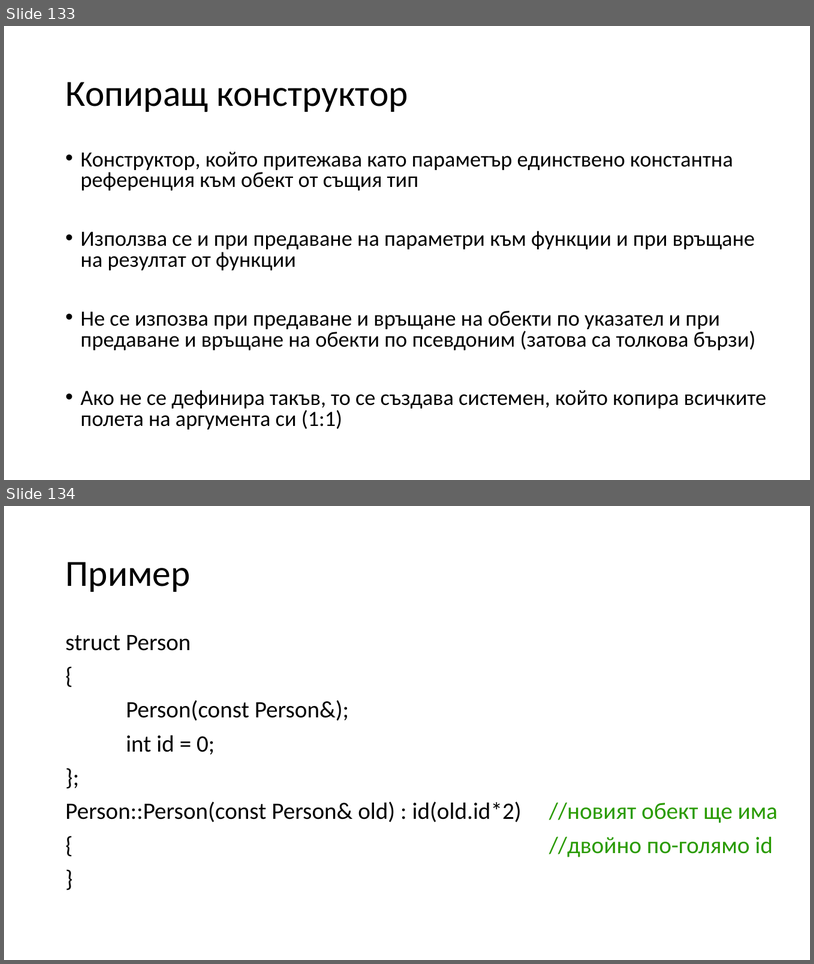
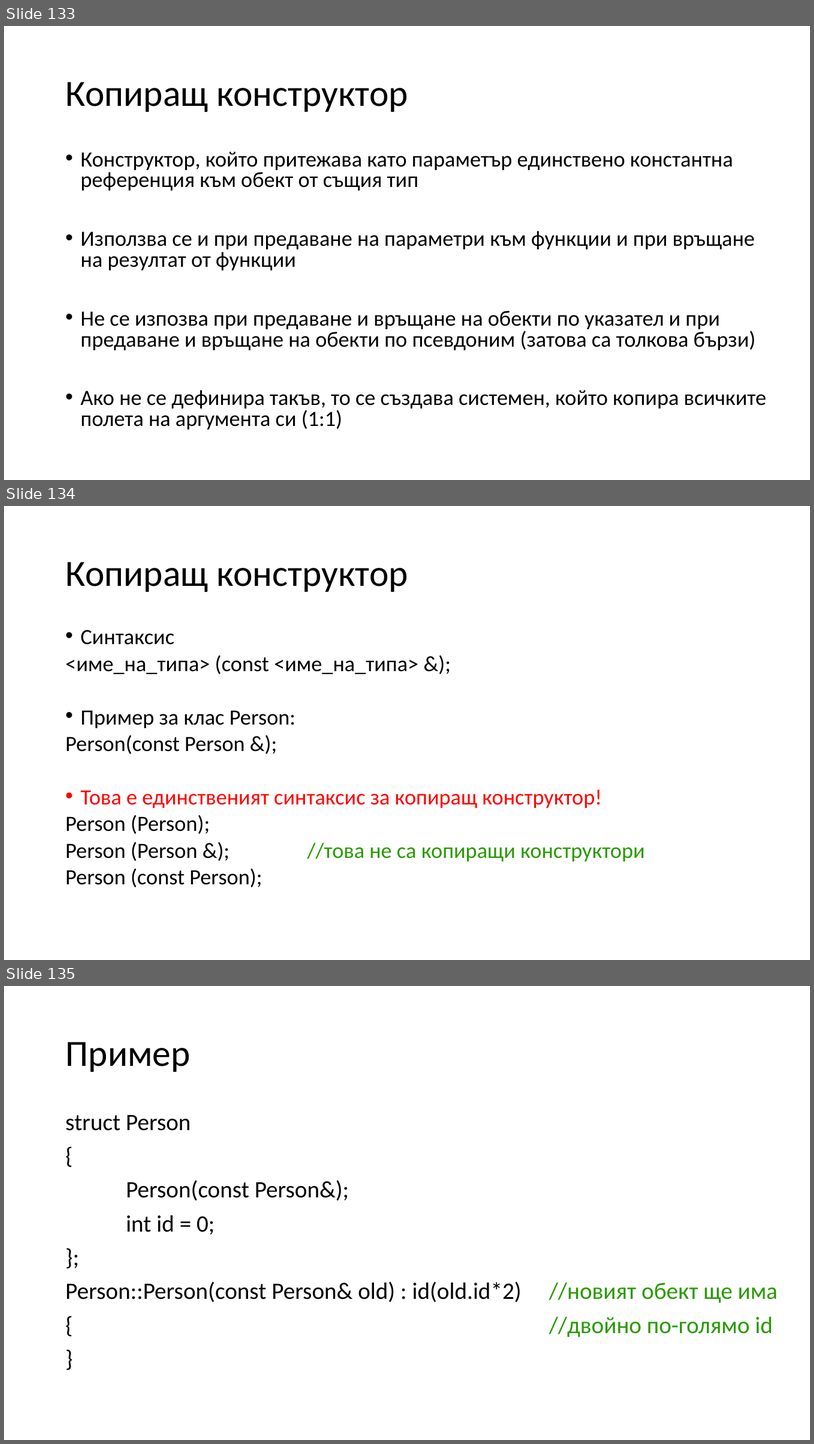
Before and after one commit to Mapmo/Uni-CPP, a slide deck: Object-Oriented Programming/Consultation1/Consultation1.pptx. Shown one above the other, each under a label of ours: slides 133 and 134 before the commit, slides 133, 134 and 135 after it. The pictures are 814x964 and 814x1444 pixels, drawn with LibreOffice and Linux fonts; fonts in the diff are those of the drawing. Boxes give left, top, right and bottom in pixels: in the first picture for what was removed or moved away, otherwise in the second. Text is boxed around its words. In the diff, an @@ line names an element or a change of style, - is before the commit and + after.

```diff
--- a/Object-Oriented Programming/Consultation1/Consultation1.pptx
+++ b/Object-Oriented Programming/Consultation1/Consultation1.pptx
@@ slide 134 added at (4, 506, 810, 960), background #FFFFFF @@
@@ title added at (65, 562, 408, 592), 44 pt, text #000000 @@
+Копиращ конструктор
@@ text added at (65, 630, 645, 887), 25.9 pt, text #000000 @@
+• Синтаксис
+<име_на_типа> (const <име_на_типа> &);
+• Пример за клас Person:
+Person(const Person &);
+• Това е единственият синтаксис за копиращ конструктор!
+Person (Person);
+Person (Person &); //това не са копиращи конструктори
+Person (const Person);
@@ what was slide 134 is now slide 135 @@
```
Also in this commit, not shown: 1 slide changed, 16 other slides added, 1 other file.
